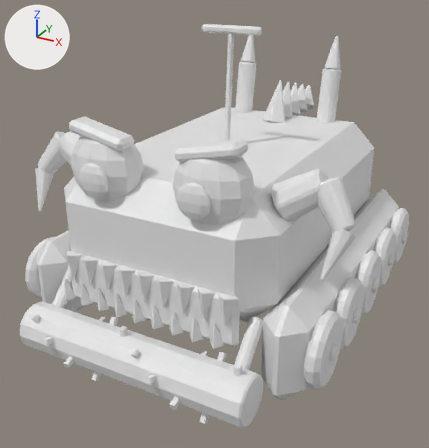
The FBX model art/tools/out/mowzilla.fbx, before and after one commit.
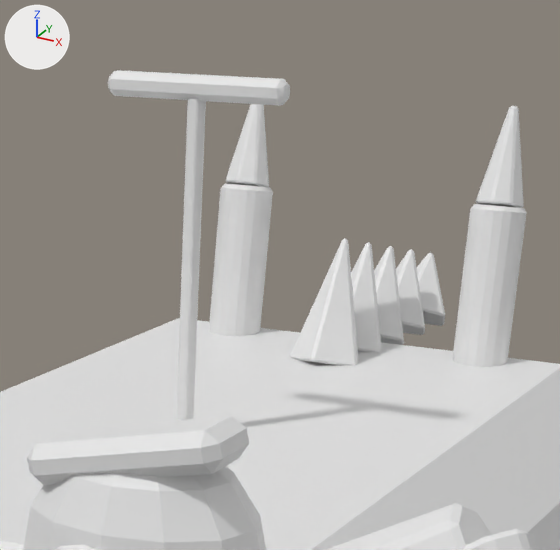
There are two pictures of each version: one whole from a camera (50 mm lens) standing at (6.07, -13.03, 7.7) and looking at (-0.14, -1.73, 2.05), one close up on the part from 39% to 82% of the width and 0% to 41% of the height. Every picture has the same lights, and +X, +Y and +Z are marked at upper left. The older version's two pictures come first.

The first close-up shows 'Accent', 'Accent2', 'Chrome', 'Dark', 'Eye', 'Light', 'SteeringWheel', 'Teeth'.
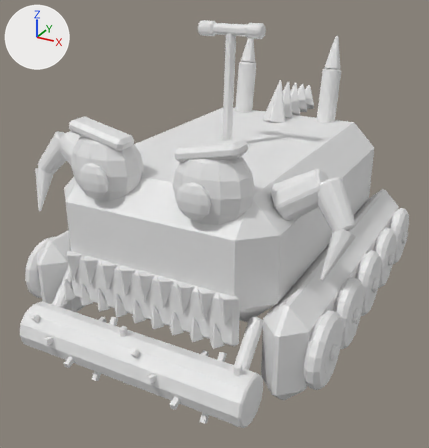
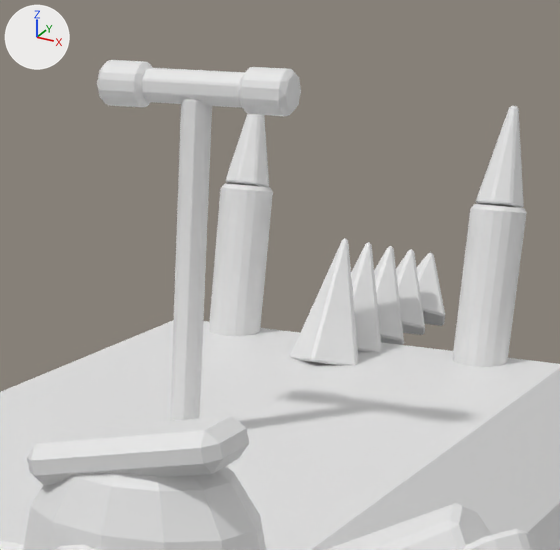
Changed parts and their boxes (x1, y1, x2, y2) in the close-ups (560 x 550 px; the box of a moved part takes in the faces that stretch with it):
'Accent2', reshaped (72% taller): before (27, 238, 445, 485); after (27, 60, 445, 485)
'Dark', reshaped: before (56, 98, 206, 550); after (56, 99, 212, 550)
'SteeringWheel', reshaped: before (108, 70, 290, 106); after (141, 68, 245, 108)
part 1 of me_dark, moved or reshaped: before (181, 98, 198, 321); after (176, 99, 212, 419)
part 2 of me_accent2, added: after (238, 67, 301, 116)
part 3 of me_accent2, added: after (97, 60, 153, 107)

The change in detail:
me_dark is used by ob_dark; location (0.0, 0.0, 0.0).
me_dark had 260 vertices, 286 faces and spanned x -2.34..2.34, y -5.38..1.5, z 0.47..6.35.
me_dark now has 272 vertices, 298 faces and spans x -2.34..2.34, y -5.38..1.5, z 0.47..6.35.
Part 1, on me_dark:
5 faces are deleted.
36 vertices move from x -0.07..0.07, y -1.46..-1.19, z 3.9..6.35 to x -0.1..0.1, y -1.5..-1.15, z 3.9..6.35.
12 vertices are added at x 0.05..0.1, y -1.5..-1.22, z 3.9..6.35.
17 new faces join them.
me_steeringwheel is used by ob_steeringwheel; location (0.0, 0.0, 0.0).
me_steeringwheel had 32 vertices, 42 faces and spanned x -0.7..0.7, y -1.335..-1.165, z 6.315..6.485.
me_steeringwheel now has 48 vertices, 50 faces and spans x -0.7..0.7, y -1.365..-1.135, z 6.285..6.515.
me_steeringwheel part 4: the whole mesh is rebuilt.
me_accent2 is used by ob_accent2; location (0.0, 0.0, 0.0).
me_accent2 had 173 vertices, 212 faces and spanned x -1.85..1.85, y -4.55..3.82, z 3.73..4.94.
me_accent2 now has 269 vertices, 312 faces and spans x -1.85..1.85, y -4.55..3.82, z 3.73..6.55.
me_accent2 part 2: a new loose piece of 48 vertices spanning x 0.38..0.75, y -1.4..-1.1, z 6.25..6.55.
me_accent2 part 3: a new loose piece of 48 vertices spanning x -0.75..-0.39, y -1.4..-1.1, z 6.25..6.55.
